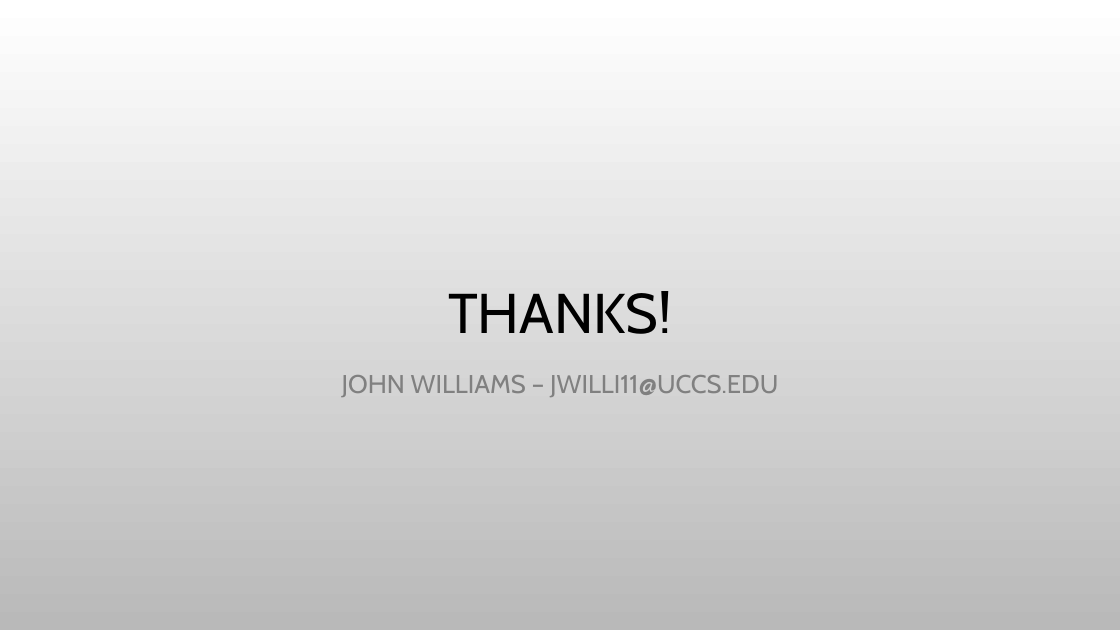
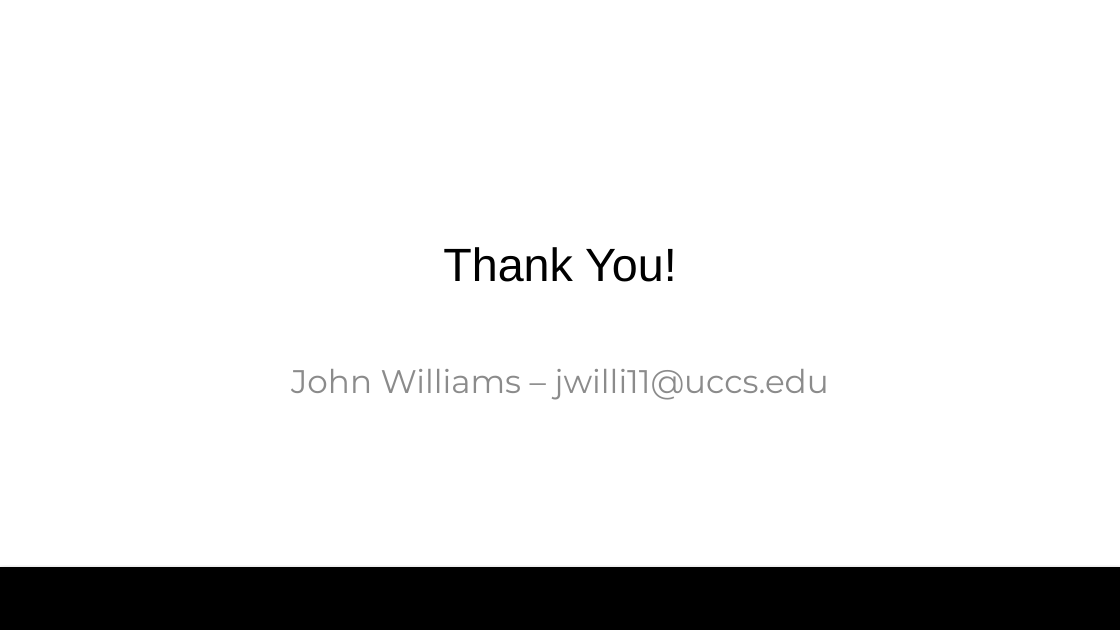
Before and after one commit to colby13king/cs5320-code, a slide deck: slide 14 of LicenseAssetManager/docs/Maintenance/MaintenancePresentation.pptx. Drawn at 1120x630 pixels with LibreOffice and Linux fonts; fonts in the diff are those of the drawing; background and template pictures are left out. Boxes give left, top, right and bottom in pixels: in the first picture for what was removed or moved away, otherwise in the second. Text is boxed around its words. In the diff, an @@ line names an element or a change of style, - is before the commit and + after.

```diff
--- a/LicenseAssetManager/docs/Maintenance/MaintenancePresentation.pptx
+++ b/LicenseAssetManager/docs/Maintenance/MaintenancePresentation.pptx
@@ background picture (left out) to #FFFFFF @@
@@ title "Thank You!" at (443, 247, 677, 282): vertical alignment bottom to middle @@
@@ title at (443, 247, 677, 282): text changed; size 48 to 40 pt; font Cabin to Arial @@
-THANKS!
+Thank You!
@@ subtitle at (291, 369, 829, 400): text changed; size 22 to 28 pt; font Cabin to Montserrat; text colour #808080 to #8C8C8C @@
-JOHN WILLIAMS – JWILLI11@UCCS.EDU
+John Williams – jwilli11@uccs.edu
@@ rectangle added at (0, 567, 1120, 630), fill #000000 @@
```
Also in this commit, not shown: 13 other slides changed, 1 slide added, 1 other file.
